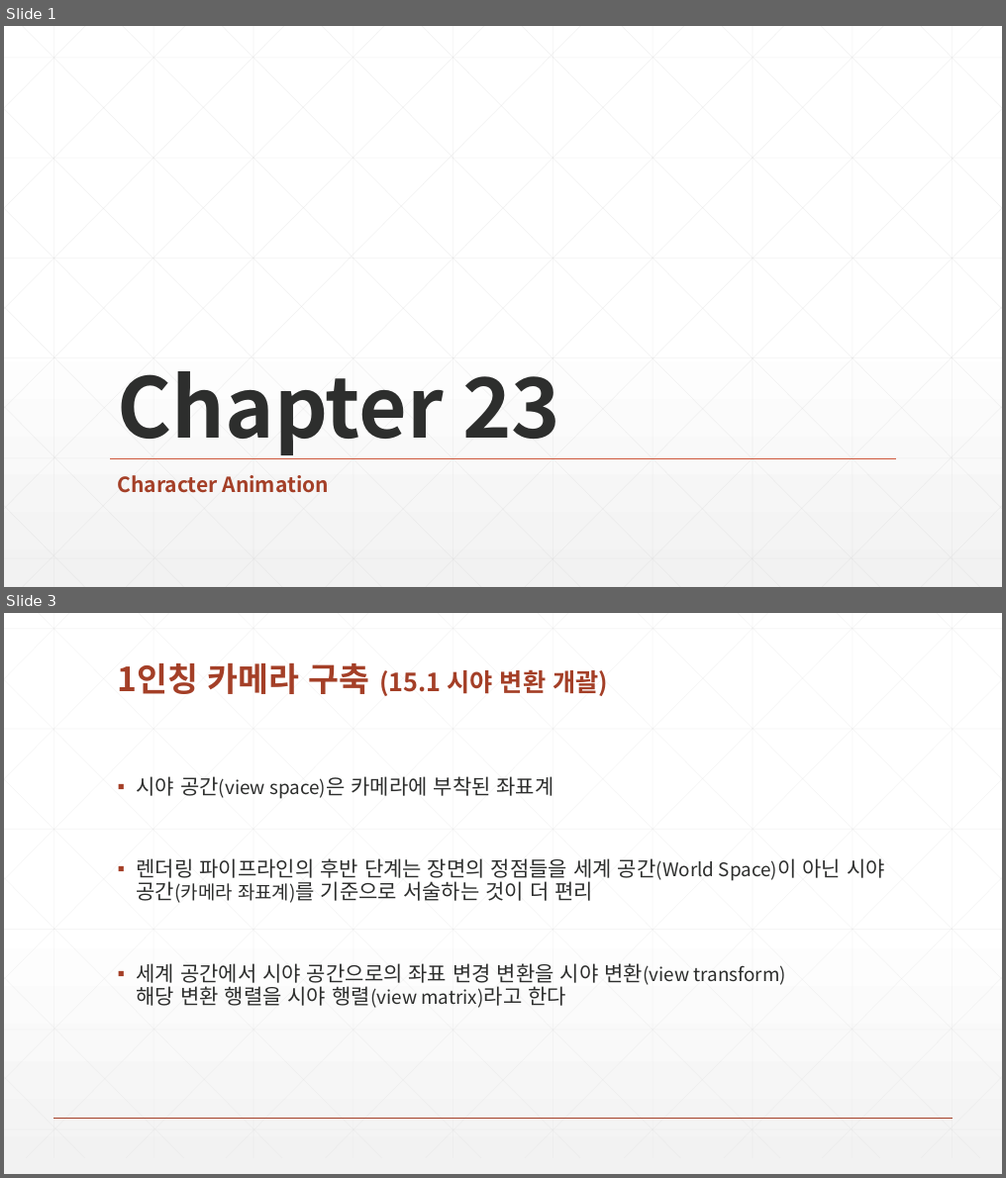
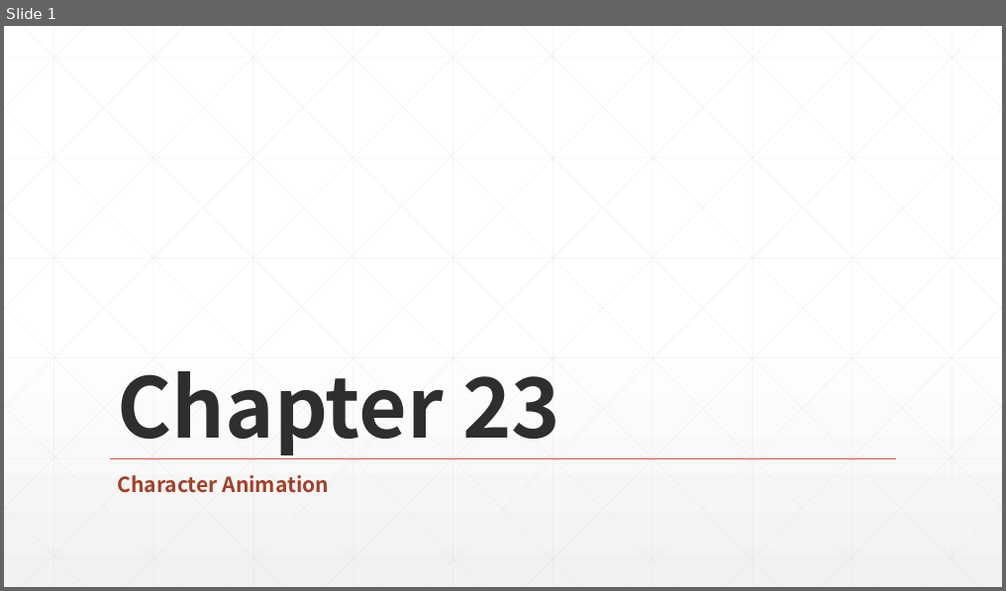
Before and after one commit to earthboom/CodingStudy, a slide deck: Common/Chapter 23 Character Animation.pptx. Shown one above the other, each under a label of ours: slides 1 and 3 before the commit, slide 1 after it; the slides between them are not shown. The pictures are 1006x1178 and 1006x591 pixels, drawn with LibreOffice and Linux fonts; fonts in the diff are those of the drawing. Boxes give left, top, right and bottom in pixels: in the first picture for what was removed or moved away, otherwise in the second. Text is boxed around its words. In the diff, an @@ line names an element or a change of style, - is before the commit and + after.

```diff
--- a/Common/Chapter 23 Character Animation.pptx
+++ b/Common/Chapter 23 Character Animation.pptx
@@ slide 3 removed at bbox=[4, 613, 1002, 1174], background gradient #FFFFFF to #F2F2F2 @@
@@ title removed at bbox=[118, 663, 608, 696] @@
-1인칭 카메라 구축 (15.1 시야 변환 개괄)
@@ text removed at bbox=[137, 776, 885, 1008] @@
-▪ 시야 공간(view space)은 카메라에 부착된 좌표계
-▪ 렌더링 파이프라인의 후반 단계는 장면의 정점들을 세계 공간(World Space)이 아닌 시야 공간(카메라 좌표계)를 기준으로 서술하는 것이 더 편리
-▪ 세계 공간에서 시야 공간으로의 좌표 변경 변환을 시야 변환(view transform)
-  해당 변환 행렬을 시야 행렬(view matrix)라고 한다
@@ group removed at bbox=[4, 613, 1002, 1158]: 46 lines @@
@@ line removed from (54, 1118) to (952, 1118) @@
```
Also in this commit, not shown: 10 slides added, 6 other slides removed.
